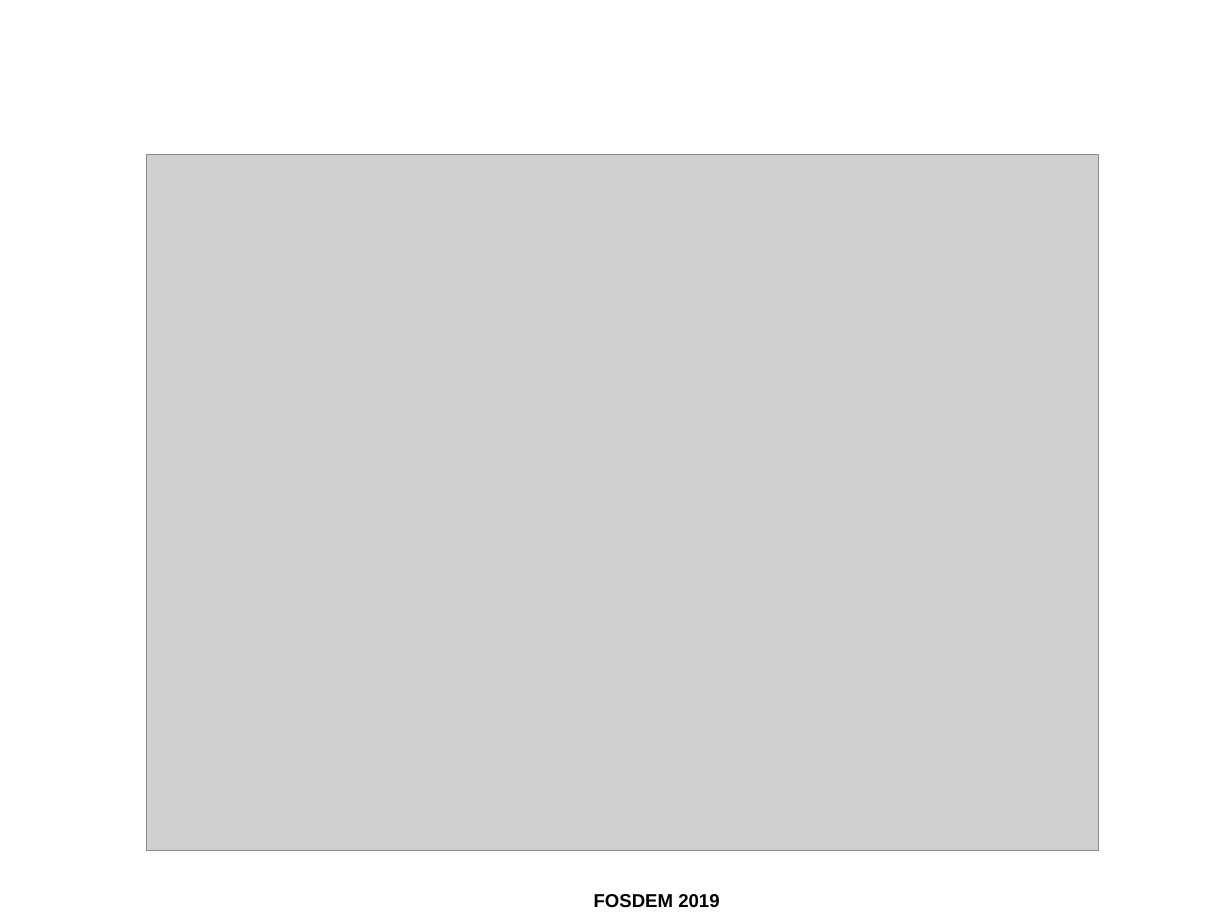
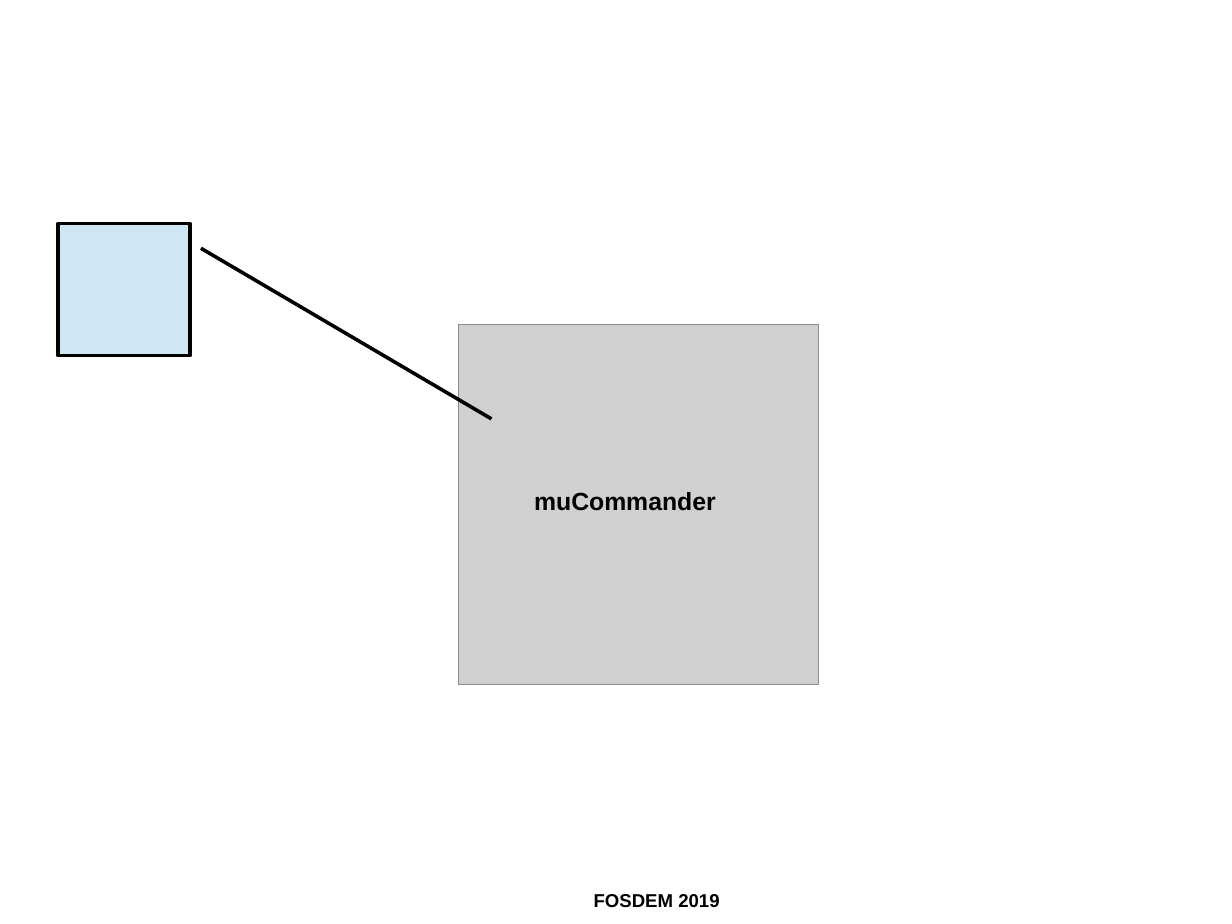
Before and after one commit to ahadas/ahadas.github.io, a slide deck: slide 20 of slides/toward_exploring_virtual_disks_using_a_file_manager.odp (slide 21 before the commit). Drawn at 1232x924 pixels with LibreOffice and Linux fonts; fonts in the diff are those of the drawing; grey boxes stand for pictures; background and template pictures are left out. Boxes give left, top, right and bottom in pixels: in the first picture for what was removed or moved away, otherwise in the second. Text is boxed around its words. In the diff, an @@ line names an element or a change of style, - is before the commit and + after.

```diff
--- a/slides/toward_exploring_virtual_disks_using_a_file_manager.odp
+++ b/slides/toward_exploring_virtual_disks_using_a_file_manager.odp
@@ border callout added at box(58, 224, 190, 356), fill #CFE7F5, outline #000000 2.3 pt @@
@@ picture: place and size @@
-picture at box(146, 154, 1099, 851)
+picture at box(458, 324, 818, 684)
@@ text added at box(534, 492, 716, 511), 16 pt, text #000000, bold @@
+muCommander
```
Also in this commit, not shown: 3 other slides changed, 5 slides added, 7 slides removed.
